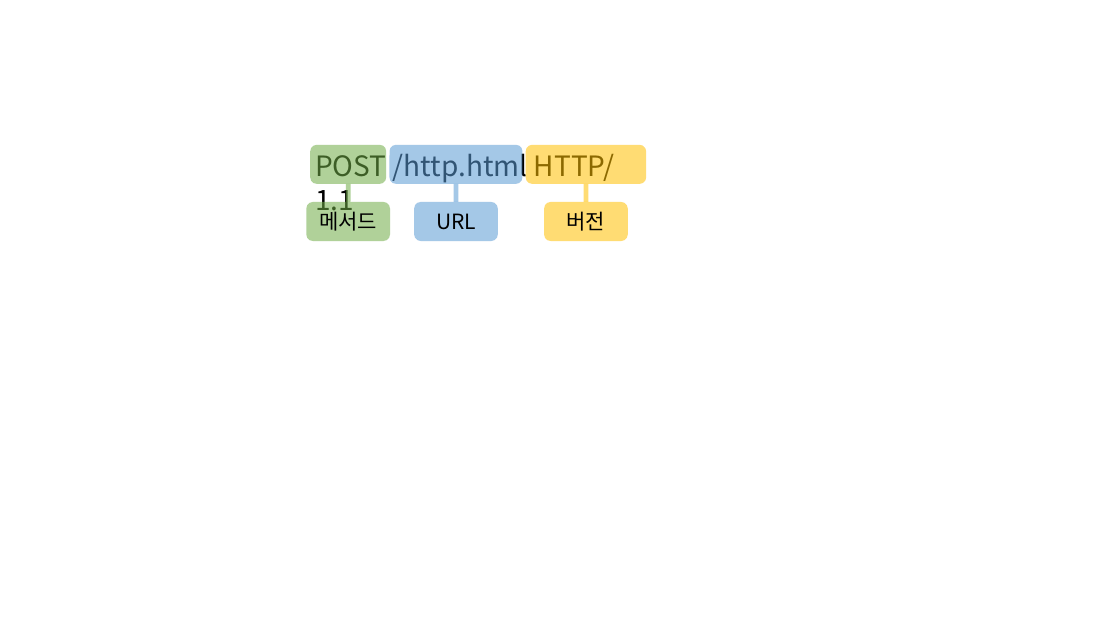
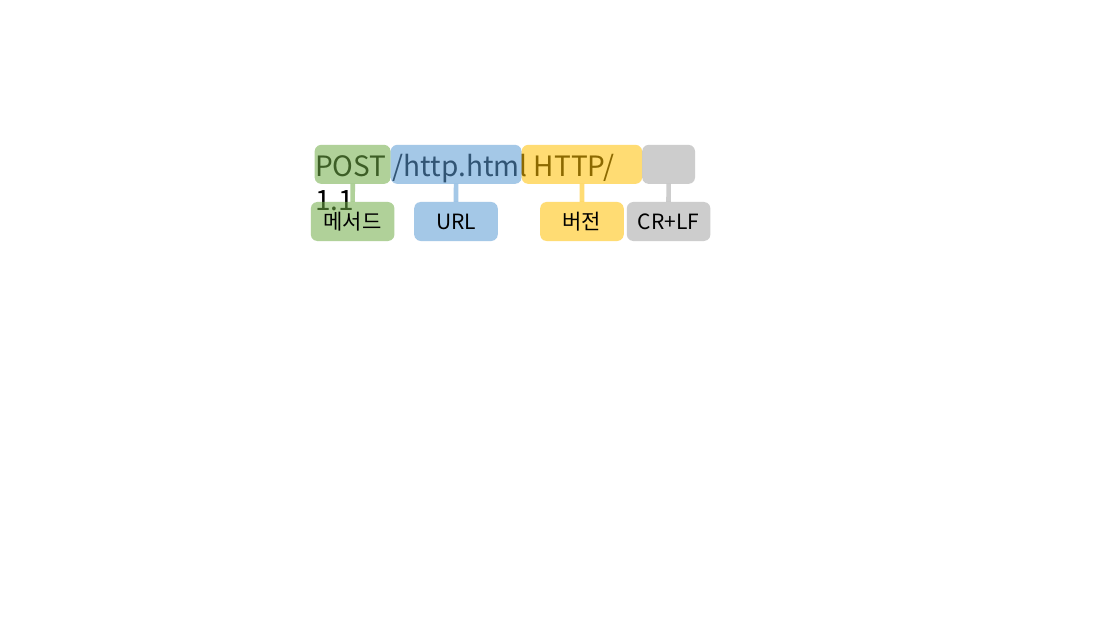
Before and after one commit to beomy/beomy.github.io, a slide deck: slide 1 of assets/img/posts/etc/request.pptx. Drawn at 1120x630 pixels with LibreOffice and Linux fonts; fonts in the diff are those of the drawing. Boxes give left, top, right and bottom in pixels: in the first picture for what was removed or moved away, otherwise in the second. Text is boxed around its words. In the diff, an @@ line names an element or a change of style, - is before the commit and + after.

```diff
--- a/assets/img/posts/etc/request.pptx
+++ b/assets/img/posts/etc/request.pptx
@@ 2 rounded rectangles, 1 line moved together from (x1=307, y1=145, x2=391, y2=241) to (x1=311, y1=145, x2=395, y2=241) @@
@@ rounded rectangle added at (x1=643, y1=145, x2=696, y2=184), fill #A5A5A5 at 55% opacity @@
@@ 2 rounded rectangles, 1 line moved together from (x1=526, y1=145, x2=646, y2=241) to (x1=522, y1=145, x2=642, y2=241) @@
@@ rounded rectangle added at (x1=627, y1=202, x2=711, y2=241), fill #A5A5A5 at 55% opacity, 18 pt, text #000000 @@
+CR+LF
@@ line added from (669, 184) to (669, 202), #A5A5A5 4 pt @@
```
Also in this commit, not shown: 1 slide added, 1 slide removed, 2 other files.
